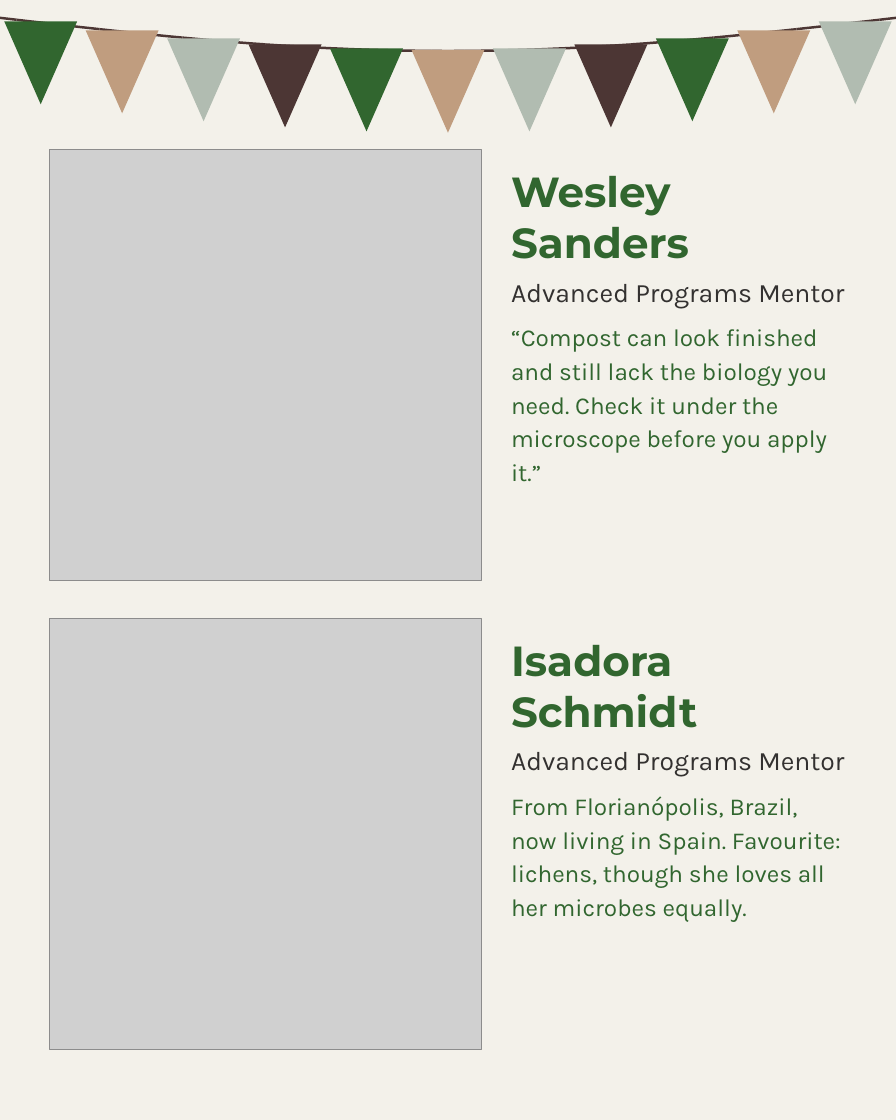
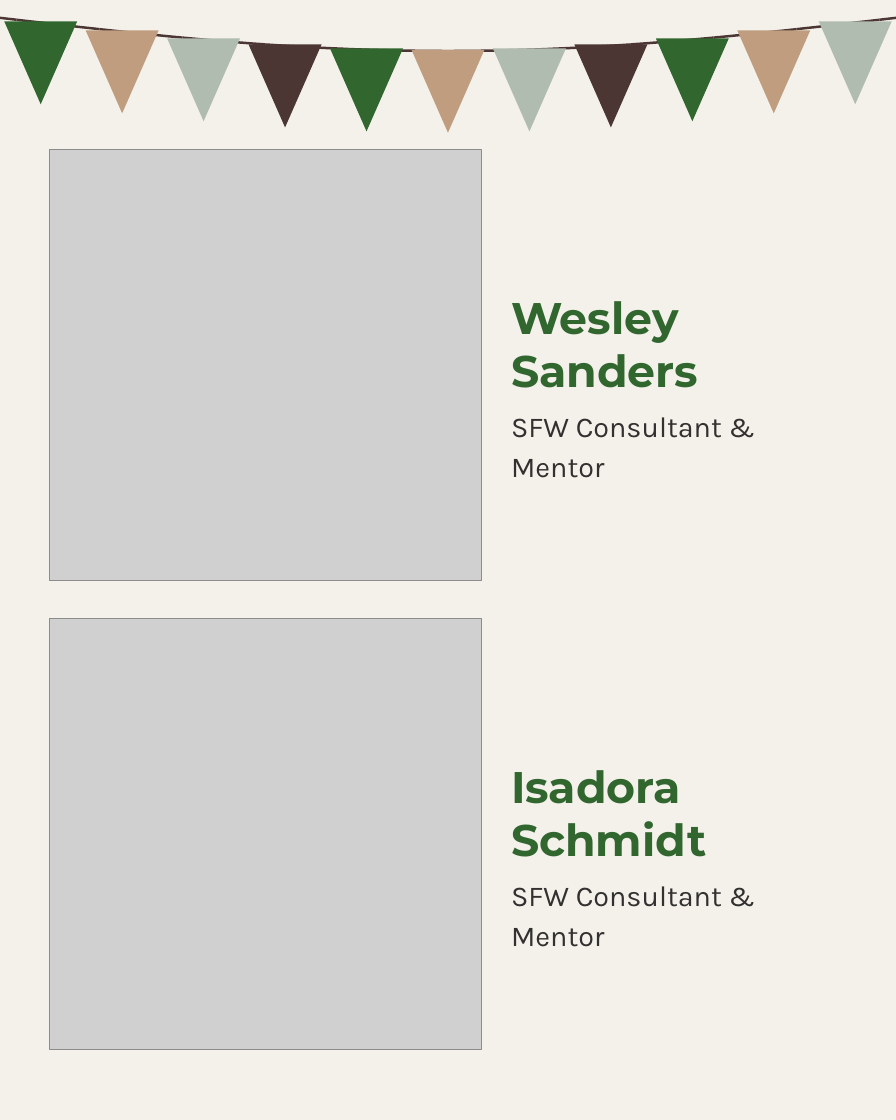
Before and after one commit to linneamoritznyc/SFW-SocialMedia, a slide deck: slide 5 of templates/posts/october/05-10-2026-mon-ig-teachers-day-option-4-ten-slides.pptx. Drawn at 896x1120 pixels with LibreOffice and Linux fonts; fonts in the diff are those of the drawing; grey boxes stand for pictures. Boxes give left, top, right and bottom in pixels: in the first picture for what was removed or moved away, otherwise in the second. Text is boxed around its words. In the diff, an @@ line names an element or a change of style, - is before the commit and + after.

```diff
--- a/templates/posts/october/05-10-2026-mon-ig-teachers-day-option-4-ten-slides.pptx
+++ b/templates/posts/october/05-10-2026-mon-ig-teachers-day-option-4-ten-slides.pptx
@@ text "Wesley Sanders": place and size @@
-text "Wesley Sanders" at (511, 176, 689, 259)
+text "Wesley Sanders" at (511, 301, 698, 388)
@@ text "Wesley Sanders" at (511, 301, 698, 388): size 38 to 40 pt @@
@@ text removed at (511, 329, 827, 453) @@
-“Compost can look finished and still lack the biology you need. Check it under the microscope before you apply it.”
@@ text at (511, 417, 722, 478): text changed; size 24 to 26 pt @@
-Advanced Programs Mentor
+SFW Consultant & Mentor
@@ text "Isadora Schmidt" at (511, 770, 707, 857): size 38 to 40 pt @@
@@ text "Isadora Schmidt": place and size @@
-text "Isadora Schmidt" at (511, 645, 697, 728)
+text "Isadora Schmidt" at (511, 770, 707, 857)
@@ text removed at (511, 752, 844, 777) @@
-Advanced Programs Mentor
@@ text removed at (511, 796, 841, 922) @@
-From Florianópolis, Brazil, now living in Spain. Favourite: lichens, though she loves all her microbes equally.
@@ text added at (511, 886, 722, 947), 26 pt, text #333130 @@
+SFW Consultant & Mentor
```
Also in this commit, not shown: 7 other slides changed, 20 other files.
